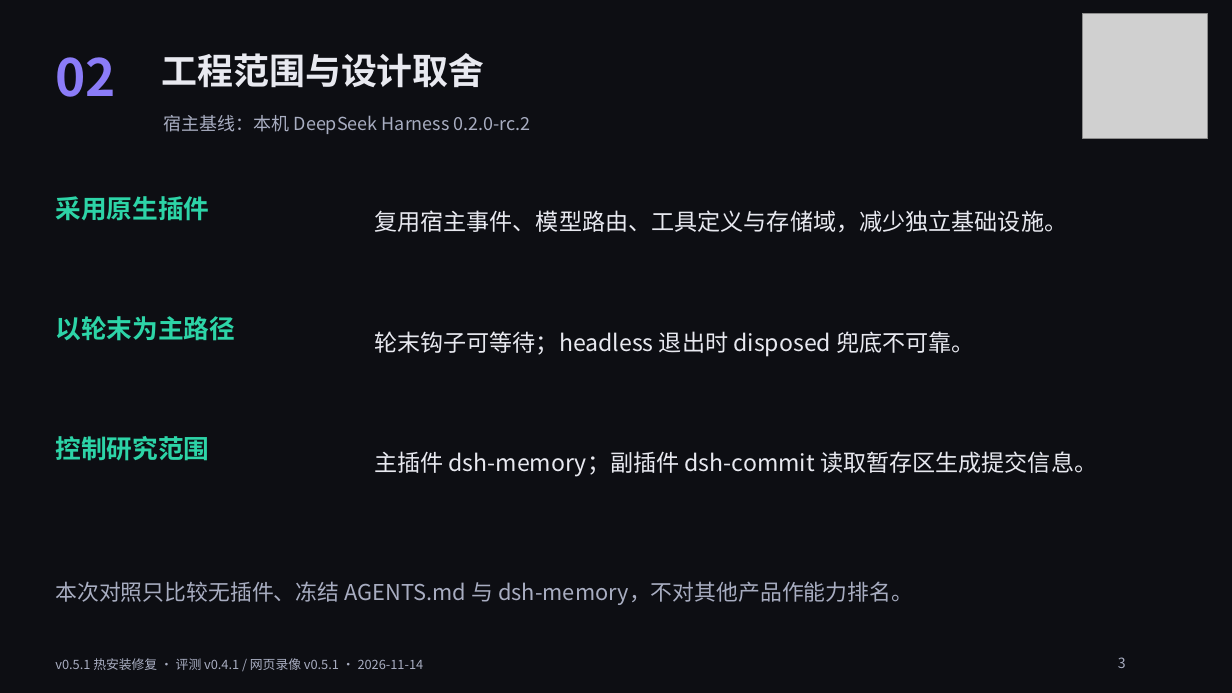
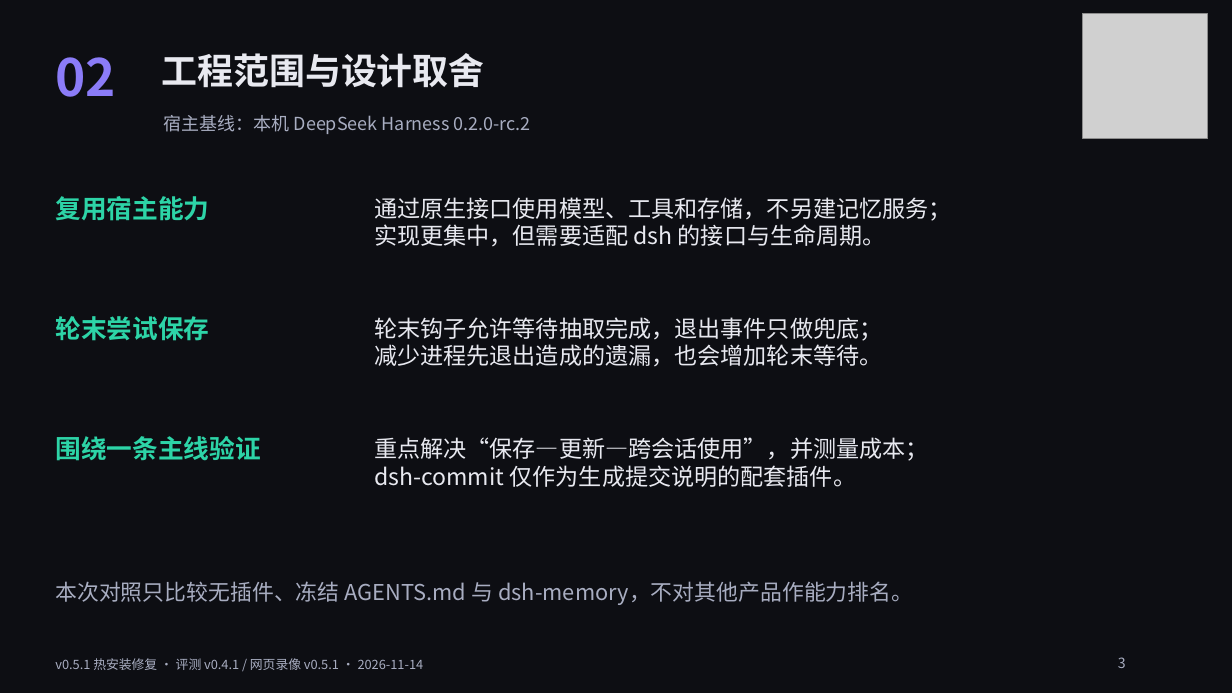
Before and after one commit to ChenYueqi2024/dsh-memory, a slide deck: slide 3 of downloads/dsh-memory-defense.pptx. Drawn at 1232x693 pixels with LibreOffice and Linux fonts; fonts in the diff are those of the drawing; grey boxes stand for pictures. Boxes give left, top, right and bottom in pixels: in the first picture for what was removed or moved away, otherwise in the second. Text is boxed around its words. In the diff, an @@ line names an element or a change of style, - is before the commit and + after.

```diff
--- a/downloads/dsh-memory-defense.pptx
+++ b/downloads/dsh-memory-defense.pptx
@@ text at (x1=55, y1=196, x2=209, y2=221): text changed @@
-采用原生插件
+复用宿主能力
@@ text at (x1=374, y1=197, x2=951, y2=247): text changed @@
-复用宿主事件、模型路由、工具定义与存储域，减少独立基础设施。
+通过原生接口使用模型、工具和存储，不另建记忆服务；
+实现更集中，但需要适配 dsh 的接口与生命周期。
@@ text at (x1=55, y1=316, x2=209, y2=341): text changed @@
-以轮末为主路径
+轮末尝试保存
@@ text at (x1=374, y1=317, x2=882, y2=367): text changed @@
-轮末钩子可等待；headless 退出时 disposed 兜底不可靠。
+轮末钩子允许等待抽取完成，退出事件只做兜底；
+减少进程先退出造成的遗漏，也会增加轮末等待。
@@ text at (x1=55, y1=436, x2=261, y2=461): text changed @@
-控制研究范围
+围绕一条主线验证
@@ text at (x1=374, y1=437, x2=928, y2=487): text changed @@
-主插件 dsh-memory；副插件 dsh-commit 读取暂存区生成提交信息。
+重点解决“保存—更新—跨会话使用”，并测量成本；
+dsh-commit 仅作为生成提交说明的配套插件。
```
Also in this commit, not shown: 7 other slides changed, 1 slide added, 1 slide removed, 4 other files.
